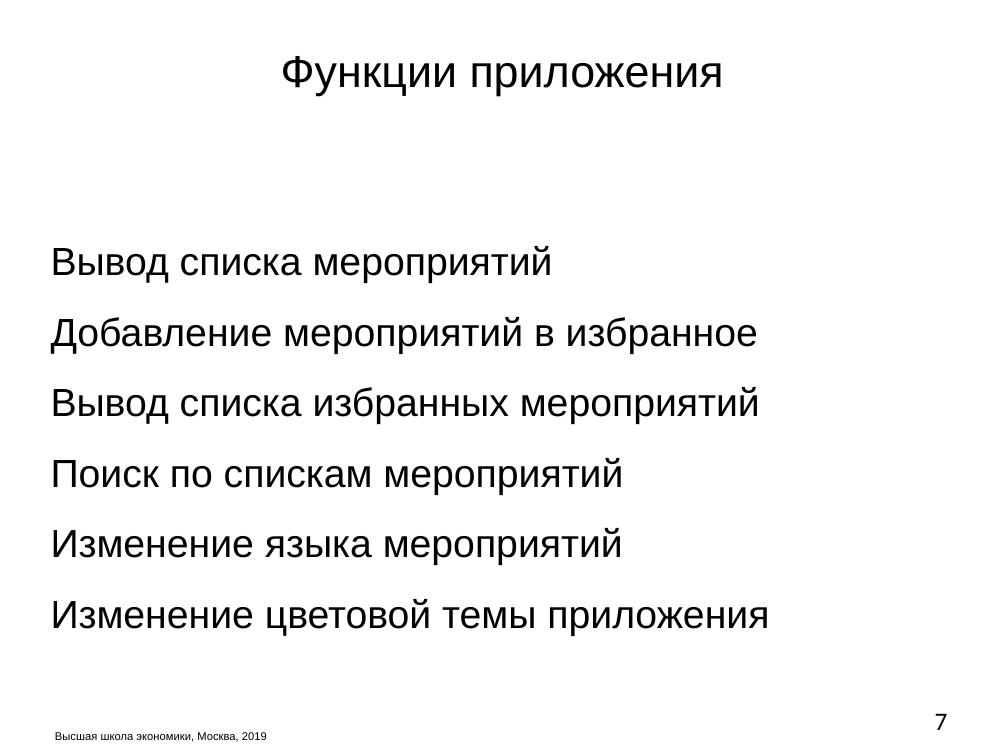
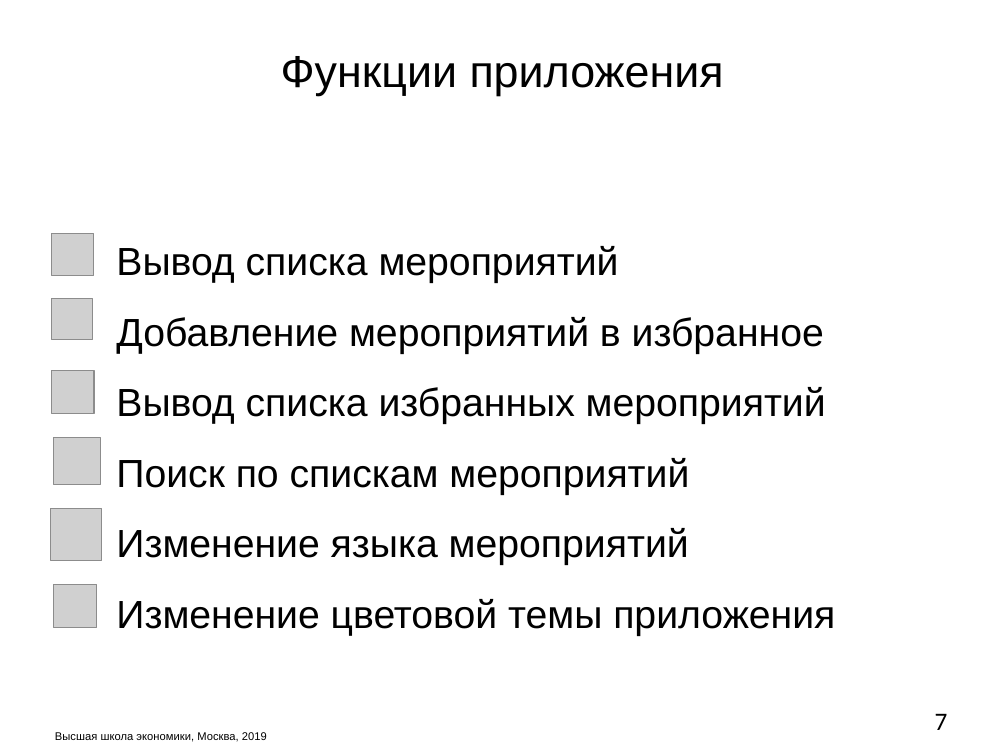
Before and after one commit to M2000h/HSE-APP, a slide deck: slide 7 of Презентация.pptx. Drawn at 1008x756 pixels with LibreOffice and Linux fonts; fonts in the diff are those of the drawing; grey boxes stand for pictures; background and template pictures are left out. Boxes give left, top, right and bottom in pixels: in the first picture for what was removed or moved away, otherwise in the second. Text is boxed around its words. In the diff, an @@ line names an element or a change of style, - is before the commit and + after.

Commit message:
pres updated

```diff
--- a/Презентация.pptx
+++ b/Презентация.pptx
@@ text "Вывод списка мероприятий" moved from (x1=51, y1=246, x2=769, y2=636) to (x1=116, y1=246, x2=835, y2=636) @@
@@ picture added at (x1=51, y1=233, x2=94, y2=275) @@
@@ picture added at (x1=51, y1=299, x2=93, y2=341) @@
@@ picture added at (x1=51, y1=371, x2=94, y2=413) @@
@@ picture added at (x1=53, y1=437, x2=100, y2=484) @@
@@ picture added at (x1=50, y1=508, x2=102, y2=559) @@
@@ picture added at (x1=53, y1=585, x2=97, y2=628) @@
```
